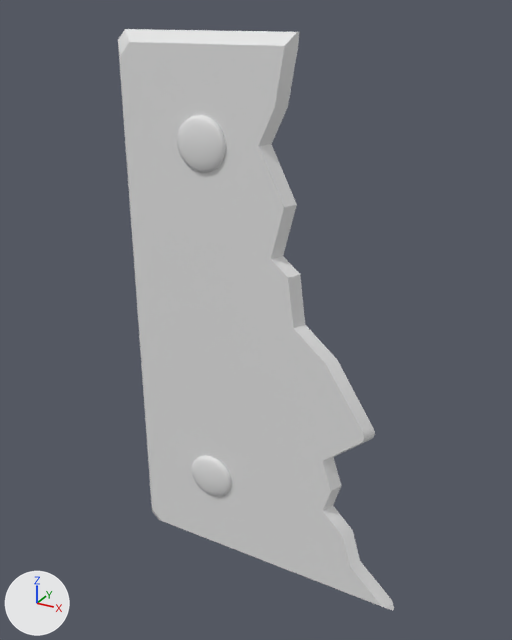
One commit to the FBX model ProjetFirstPerson/Assets/Art/3D/Fbx/Puzzle_02/SM_Stele_02.fbx: the scene before it, then after it.
One viewpoint serves both versions: a 50 mm lens placed at (12.0, -3.62, 3.69), pointed at (10.03, -0.03, 1.89). Every picture has the same lights, and +X, +Y and +Z are marked at lower left. Where no turn or scale is listed for an object, it has been applied to the vertices.

The first picture shows 'Rond_01_l', 'Rond_02_l', 'Stele_02_l'.
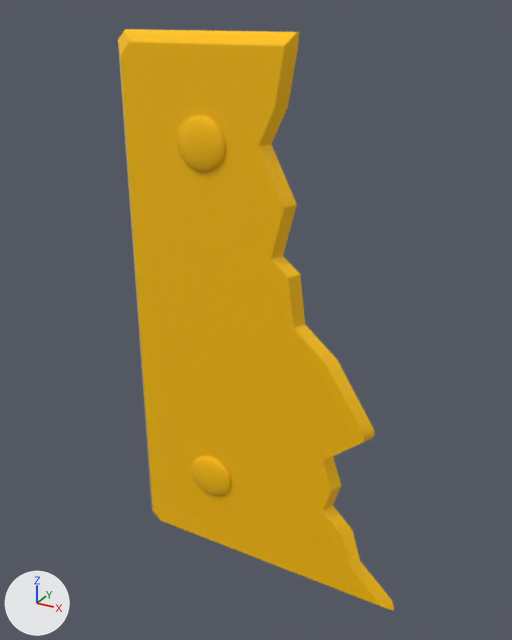
The newer file is also turned or shifted as a whole; pictures and numbers use the older file's frame.

Boxes [x1, y1, x2, y2] around the edits, measured in the pictures (512 x 640 px):
'Stele_02_l', recoloured (grey to yellow)
    both: [118, 29, 394, 611]
'Rond_01_l', recoloured (grey to yellow)
    both: [177, 115, 226, 173]
'Rond_02_l', recoloured (grey to yellow)
    both: [192, 455, 231, 497]

Diff of the bpy script that builds the scene:
```diff
--- a/ProjetFirstPerson/Assets/Art/3D/Fbx/Puzzle_02/SM_Stele_02.fbx.py
+++ b/ProjetFirstPerson/Assets/Art/3D/Fbx/Puzzle_02/SM_Stele_02.fbx.py
@@ mat_material__23 @@
+mat_material__23 = principled_material('Material #23')
+mat_material__23.base_color = (1.0, 0.541, 0.0)  # yellow #ffc200
+mat_material__23.roughness = 0.0
@@ me_mesh_002 @@
 me_mesh_002.from_pydata(...)  # 101 vertices, 94 faces; spans x -1.3..0.69, y -0.09..0.0, z -1.8..1.8
+me_mesh_002.materials.append(mat_material__23)  # yellow #ffc200
@@ me_mesh_001 @@
 me_mesh_001.from_pydata(...)  # 146 vertices, 162 faces; spans x -0.162..0.162, y -0.037..0.037, z -0.165..0.165
+me_mesh_001.materials.append(mat_material__23)  # yellow #ffc200
@@ me_mesh @@
 me_mesh.from_pydata(...)  # 146 vertices, 162 faces; spans x -0.162..0.162, y -0.037..0.037, z -0.165..0.165
+me_mesh.materials.append(mat_material__23)  # yellow #ffc200
```
